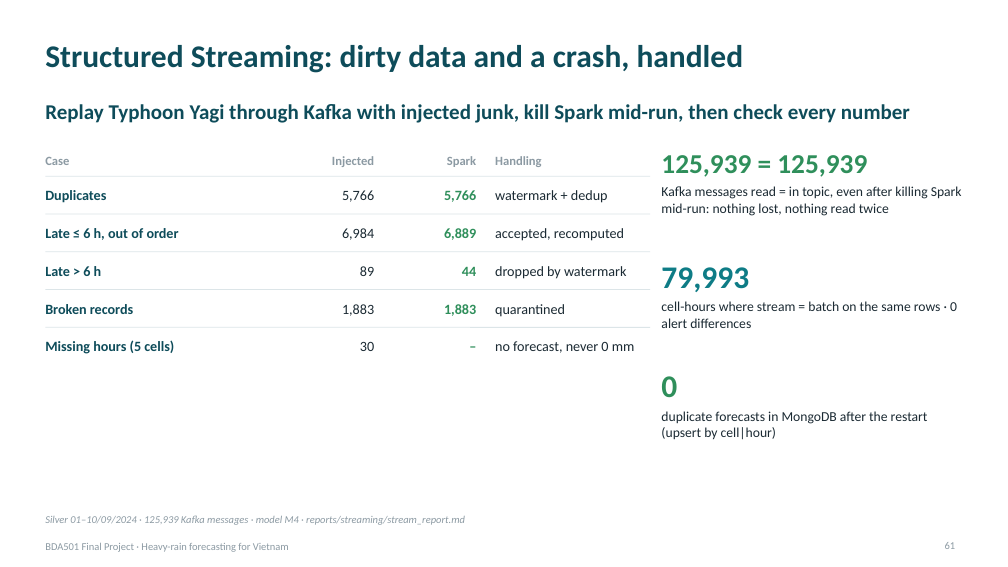
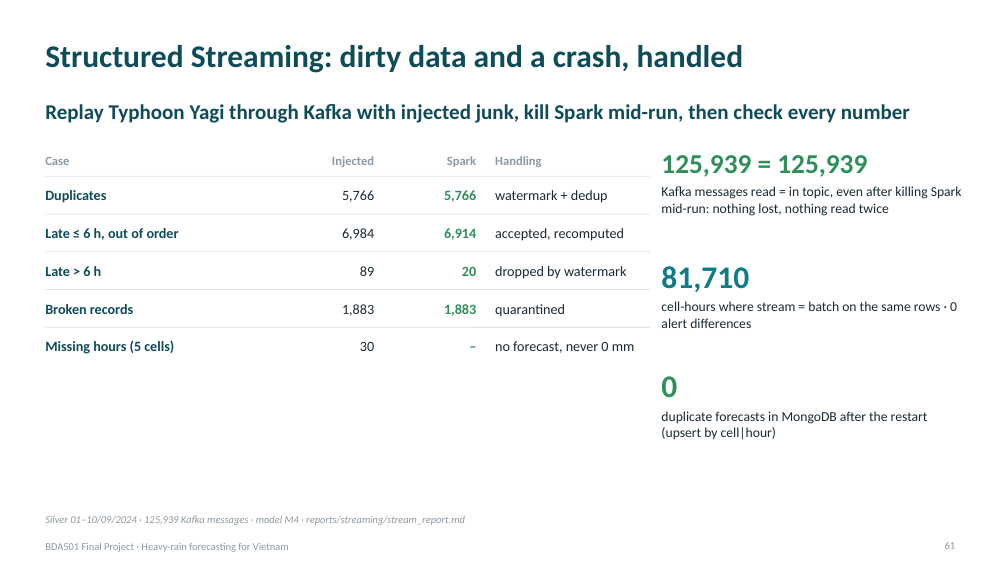
Before and after one commit to PhamLeTanThinh/BDA501_weather, a slide deck: slide 61 of deck/BDA501_Heavy_Rain_Forecast.pptx. Drawn at 1008x567 pixels with LibreOffice and Linux fonts; fonts in the diff are those of the drawing. Boxes give left, top, right and bottom in pixels: in the first picture for what was removed or moved away, otherwise in the second. Text is boxed around its words. In the diff, an @@ line names an element or a change of style, - is before the commit and + after.

```diff
--- a/deck/BDA501_Heavy_Rain_Forecast.pptx
+++ b/deck/BDA501_Heavy_Rain_Forecast.pptx
@@ text at [444, 228, 476, 240]: text changed @@
-6,889
+6,914
@@ text at [462, 266, 476, 276]: text changed @@
-44
+20
@@ text at [661, 266, 749, 292]: text changed @@
-79,993
+81,710
```
Also in this commit, not shown: 11 other slides changed, 4 slides added, 2 slides removed, 33 other files.
